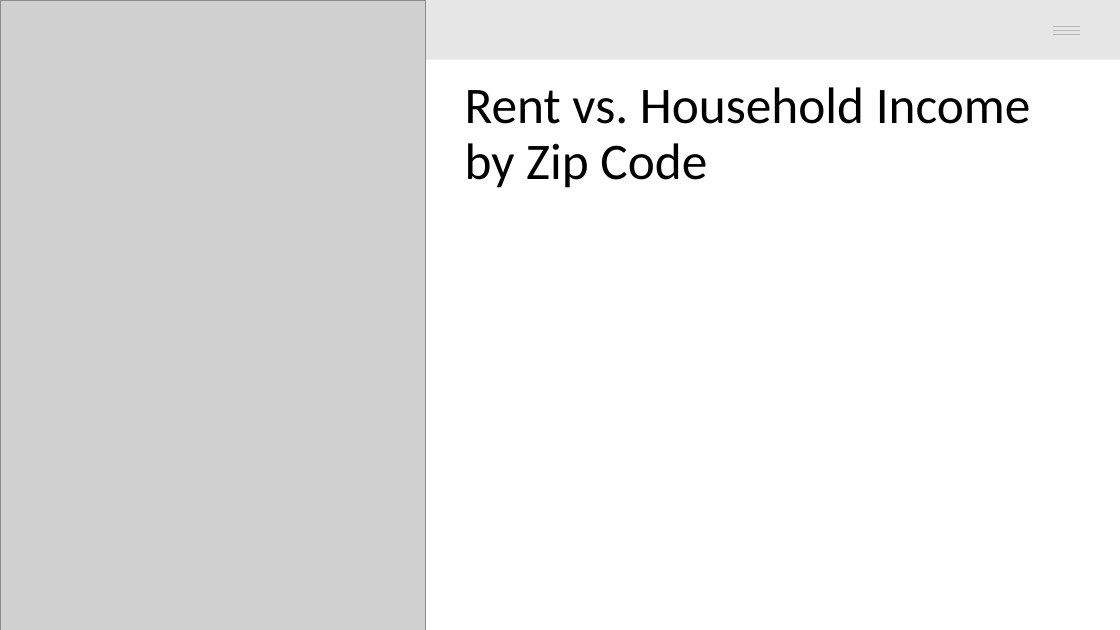
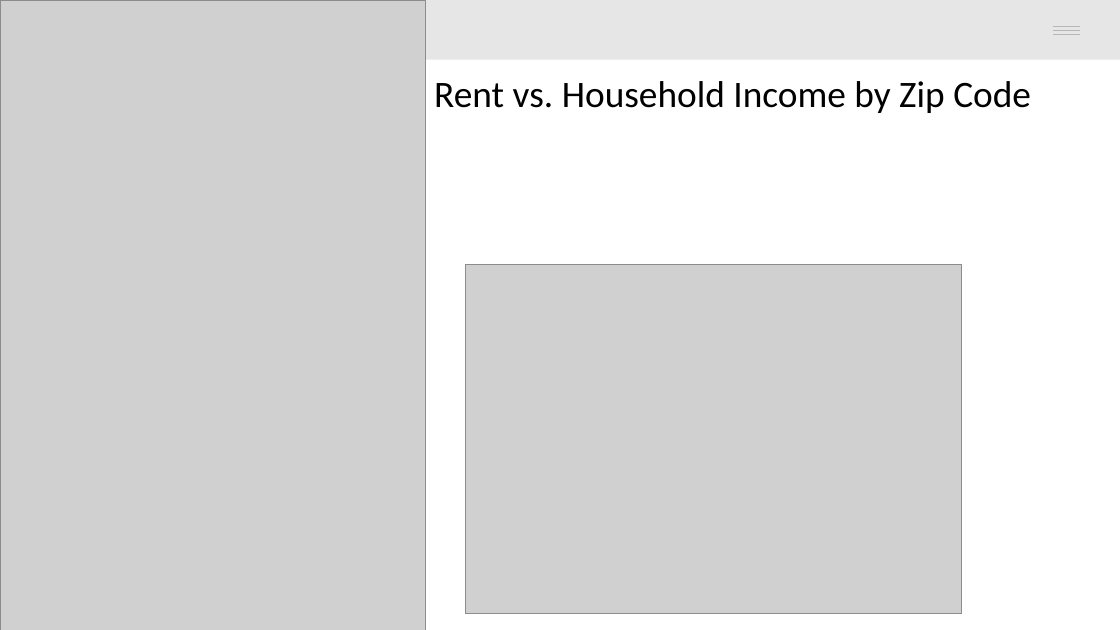
Before and after one commit to GarimaChauhan16/Chicago-Housing-Prices, a slide deck: slide 7 of Project1_Presentation.pptx. Drawn at 1120x630 pixels with LibreOffice and Linux fonts; fonts in the diff are those of the drawing; grey boxes stand for pictures. Boxes give left, top, right and bottom in pixels: in the first picture for what was removed or moved away, otherwise in the second. Text is boxed around its words. In the diff, an @@ line names an element or a change of style, - is before the commit and + after.

```diff
--- a/Project1_Presentation.pptx
+++ b/Project1_Presentation.pptx
@@ title "Rent vs. Household Income by ..." moved from (x1=465, y1=87, x2=1031, y2=188) to (x1=434, y1=81, x2=1031, y2=113) @@
@@ title "Rent vs. Household Income by ..." at (x1=434, y1=81, x2=1031, y2=113): size 44 to 32 pt @@
@@ picture added at (x1=465, y1=265, x2=962, y2=614) @@
```
Also in this commit, not shown: 3 other slides changed, 1 slide added, 2 other files.
